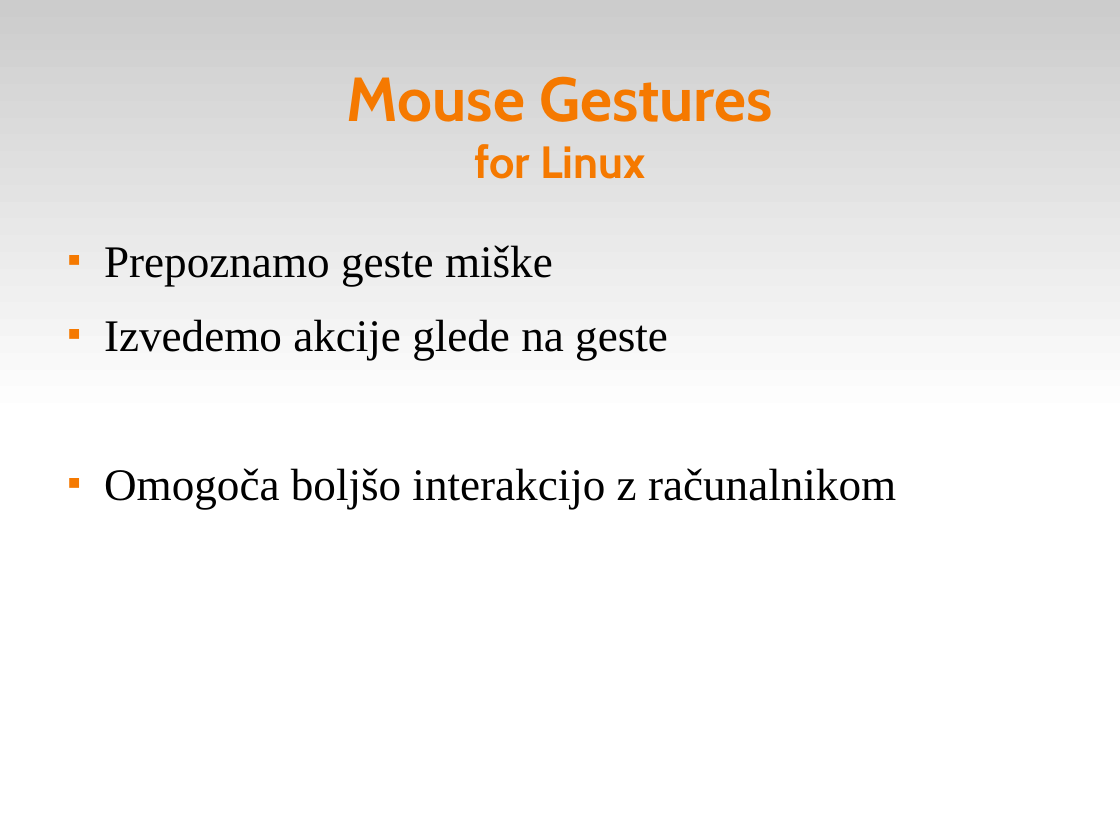
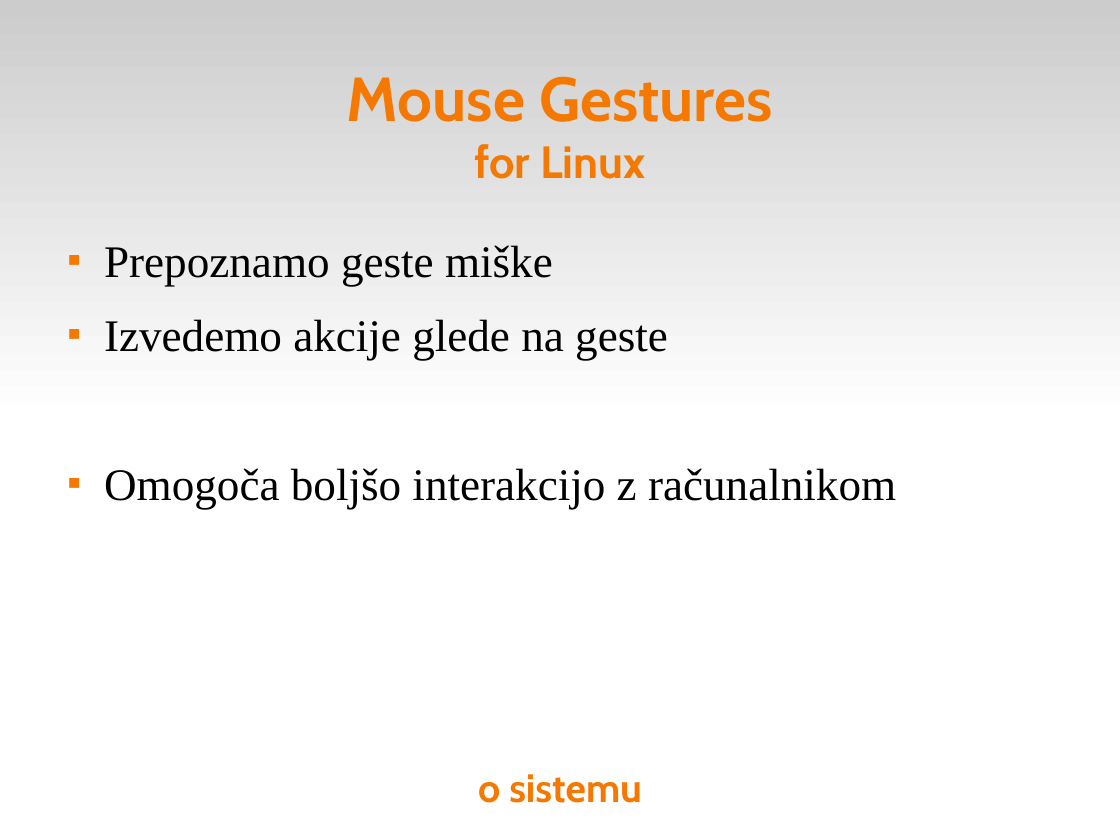
Before and after one commit to anze3db/gms, a slide deck: slide 2 of doc/Predstavitev3.odp. Drawn at 1120x840 pixels with LibreOffice and Linux fonts; fonts in the diff are those of the drawing. Boxes give left, top, right and bottom in pixels: in the first picture for what was removed or moved away, otherwise in the second. Text is boxed around its words. In the diff, an @@ line names an element or a change of style, - is before the commit and + after.

```diff
--- a/doc/Predstavitev3.odp
+++ b/doc/Predstavitev3.odp
@@ title added at (478, 774, 642, 803), 28 pt, text #F57900, bold @@
+o sistemu
```
Also in this commit, not shown: 4 other slides changed, 1 other file.
